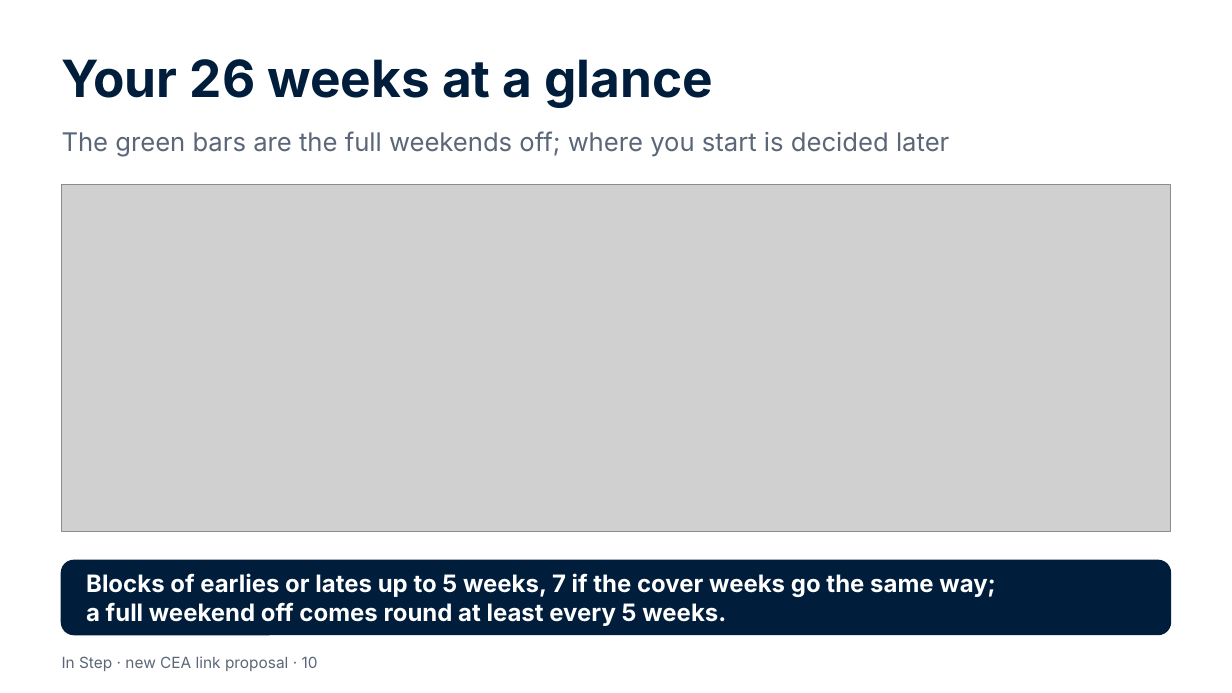
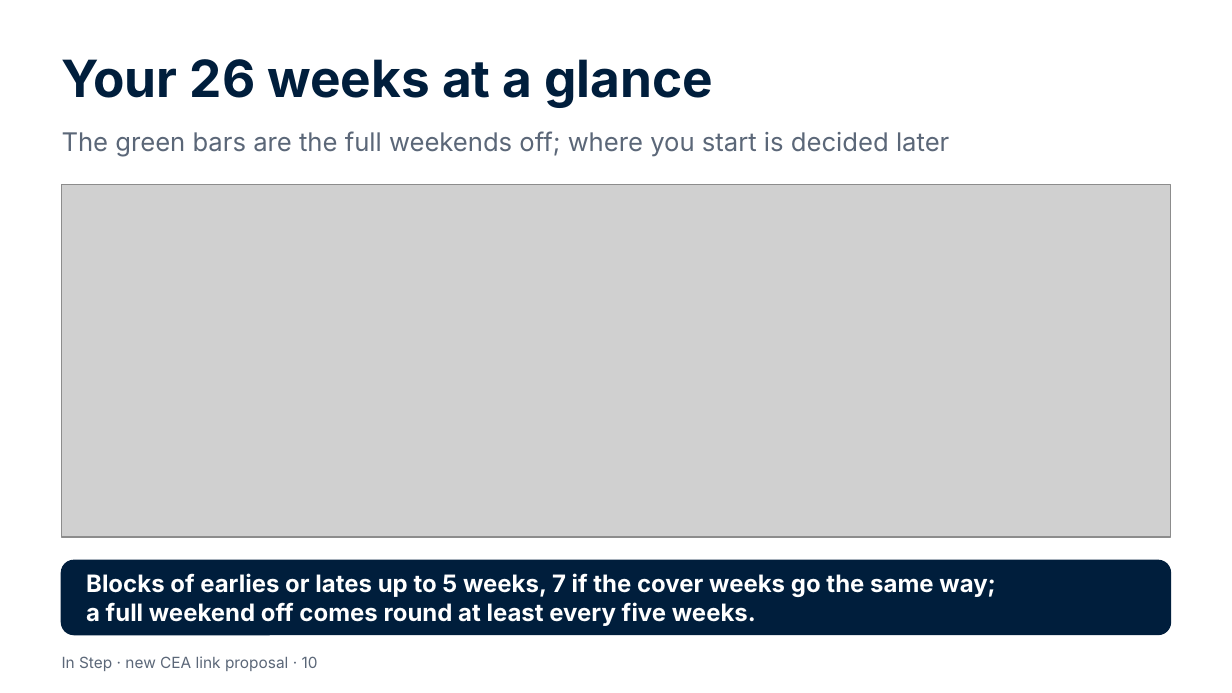
Before and after one commit to Garethdavidmiller/roster-app, a slide deck: slide 10 of docs/links-26/presentations/In-Step-for-colleagues.pptx. Drawn at 1232x693 pixels with LibreOffice and Linux fonts; fonts in the diff are those of the drawing; grey boxes stand for pictures. Boxes give left, top, right and bottom in pixels: in the first picture for what was removed or moved away, otherwise in the second. Text is boxed around its words. In the diff, an @@ line names an element or a change of style, - is before the commit and + after.

```diff
--- a/docs/links-26/presentations/In-Step-for-colleagues.pptx
+++ b/docs/links-26/presentations/In-Step-for-colleagues.pptx
@@ picture: place and size @@
-picture at (62,185,1170,532)
+picture at (62,185,1170,537)
@@ text at (86,573,996,626): text changed @@
-Blocks of earlies or lates up to 5 weeks, 7 if the cover weeks go the same way; a full weekend off comes round at least every 5 weeks.
+Blocks of earlies or lates up to 5 weeks, 7 if the cover weeks go the same way; a full weekend off comes round at least every five weeks.
```
Also in this commit, not shown: 12 other slides changed, 56 other files.
